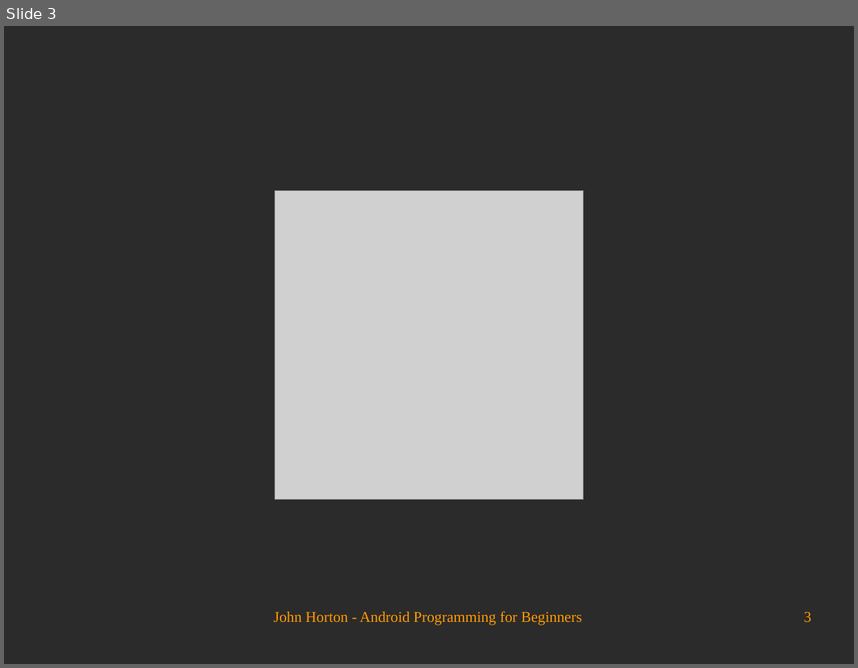
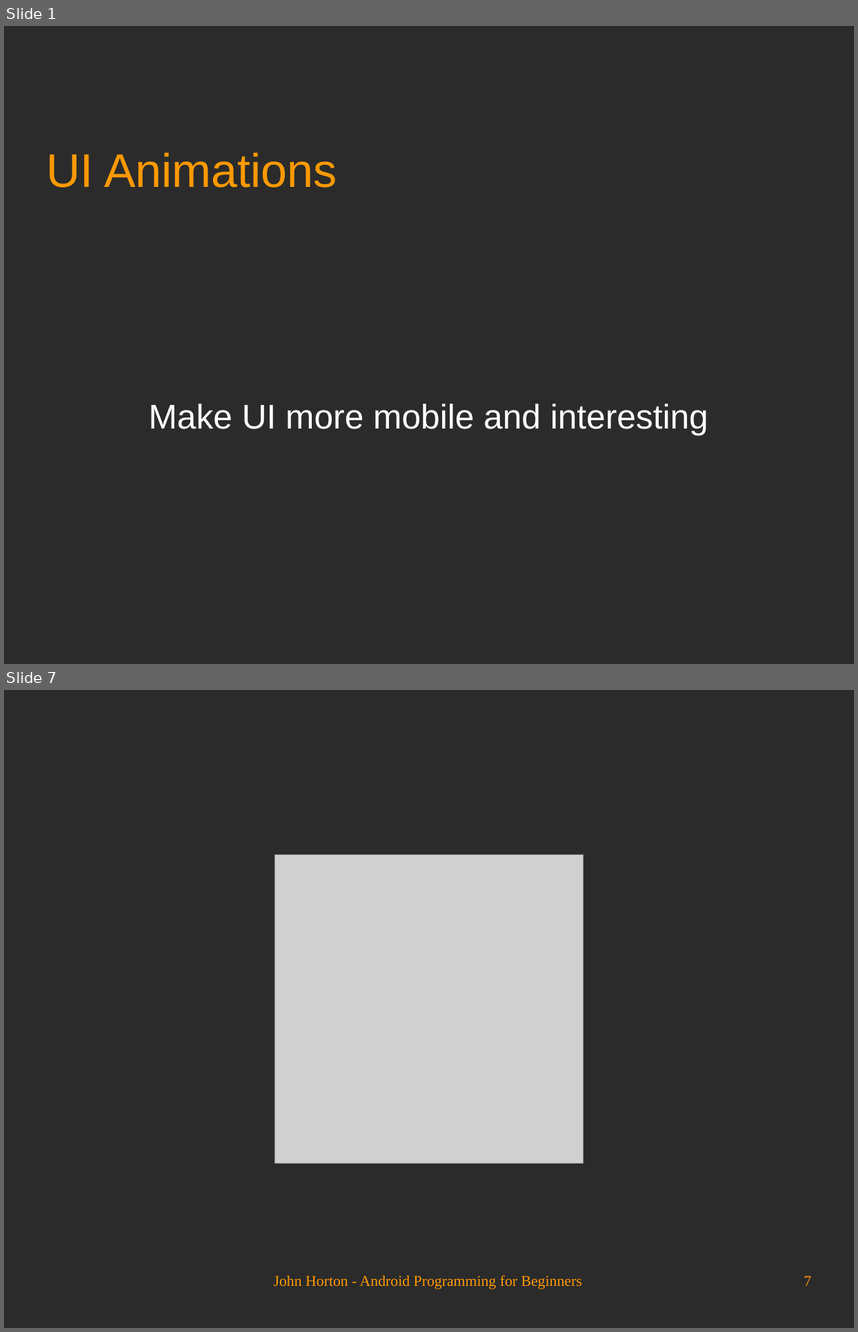
Before and after one commit to Academy-Soft-Intellect/Android-Programming-for-Beginners, a slide deck: 16_UI_Animations.odp. Shown one above the other, each under a label of ours: slide 3 before the commit, slides 1 and 7 after it; the slides between them are not shown. The pictures are 858x668 and 858x1332 pixels, drawn with LibreOffice and Linux fonts; fonts in the diff are those of the drawing; grey boxes stand for pictures; background and template pictures are left out; a plain dark background stands for a picture behind light text. Boxes give left, top, right and bottom in pixels: in the first picture for what was removed or moved away, otherwise in the second. Text is boxed around its words. In the diff, an @@ line names an element or a change of style, - is before the commit and + after.

```diff
--- a/16_UI_Animations.odp
+++ b/16_UI_Animations.odp
@@ slide 1 added at (4, 26, 854, 664), background picture (left out) @@
@@ title added at (47, 152, 337, 187), 44 pt, text #FF9900 @@
+UI Animations
@@ subtitle added at (149, 403, 708, 434), 32 pt, text #FFFFFF @@
+Make UI more mobile and interesting
@@ what was slide 3 is now slide 7 @@
@@ page number at (804, 1275, 811, 1285): text changed @@
-3
+7
```
Also in this commit, not shown: 1 slide changed, 4 other slides added, 1 slide removed.
